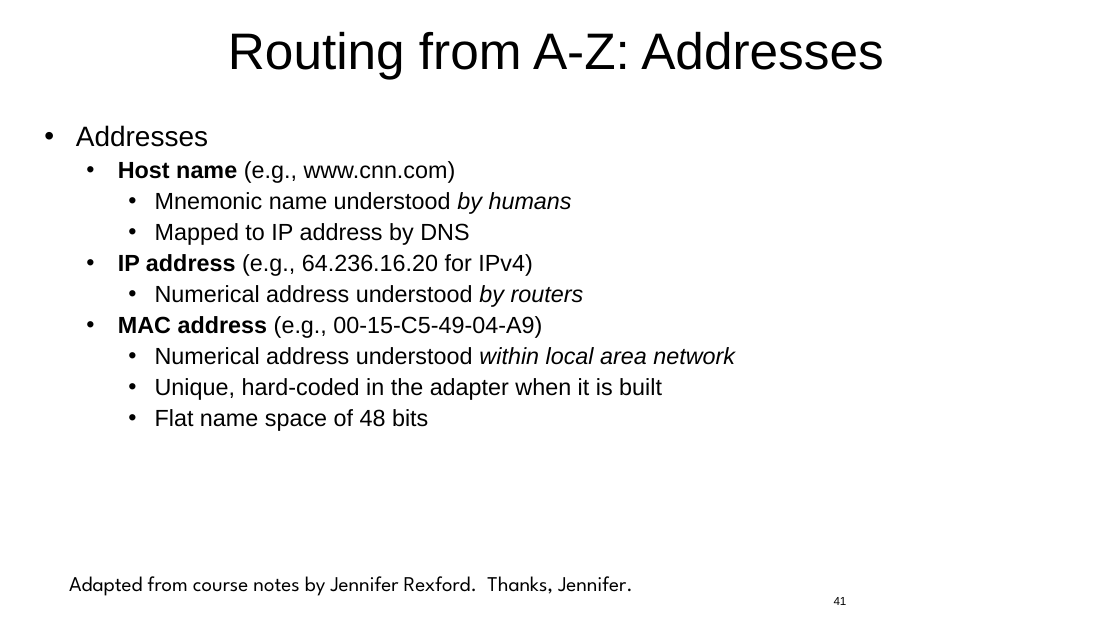
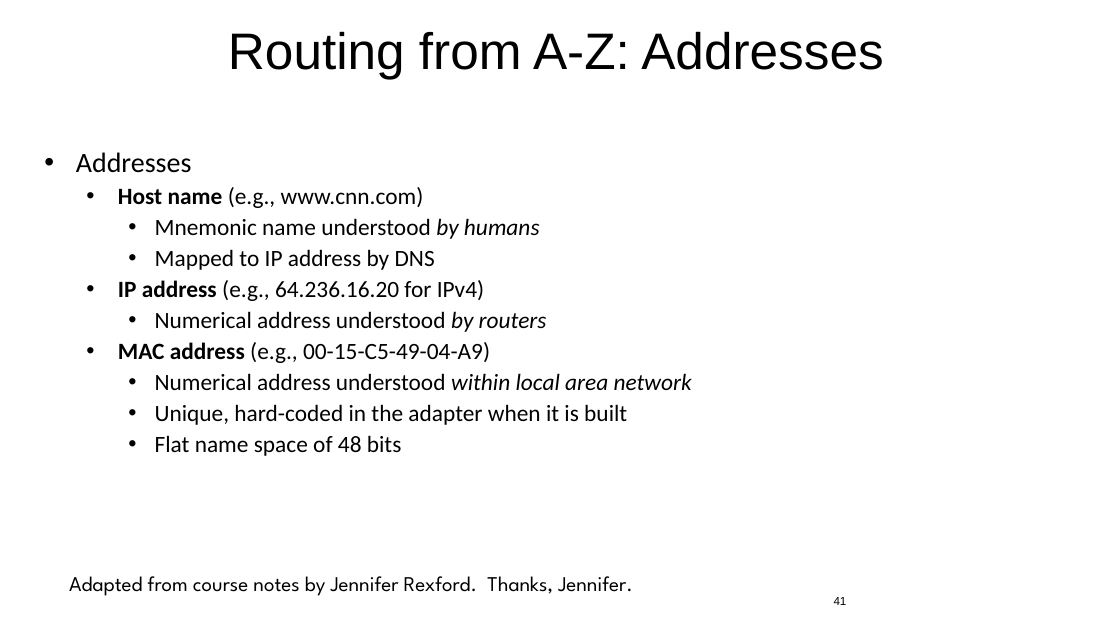
Before and after one commit to jlmucb/class_notes, a slide deck: slide 41 of IoT/pptx/IoTSoftwareNetworking.pptx. Drawn at 1120x630 pixels with LibreOffice and Linux fonts; fonts in the diff are those of the drawing. Boxes give left, top, right and bottom in pixels: in the first picture for what was removed or moved away, otherwise in the second. Text is boxed around its words. In the diff, an @@ line names an element or a change of style, - is before the commit and + after.

```diff
--- a/IoT/pptx/IoTSoftwareNetworking.pptx
+++ b/IoT/pptx/IoTSoftwareNetworking.pptx
@@ text "Addresses": place and size @@
-text "Addresses" at (76,125,735,431)
+text "Addresses" at (76,152,692,456)
@@ text "Addresses" at (76,152,692,456): font Arial to Calibri @@
```
Also in this commit, not shown: 21 other slides changed, 1 slide added.
